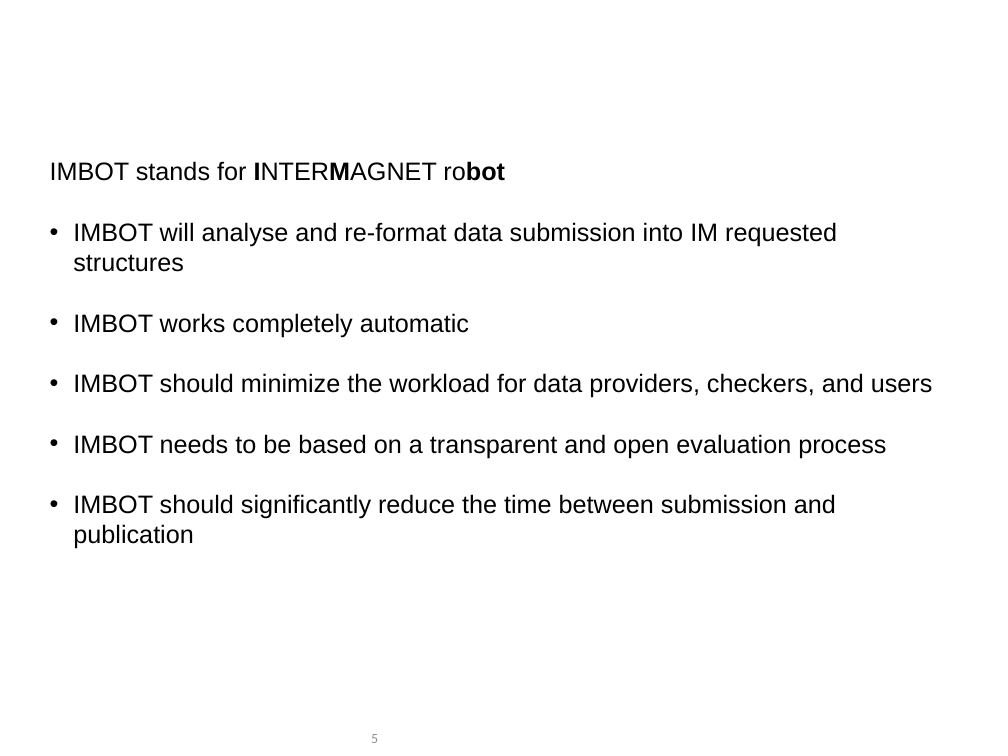
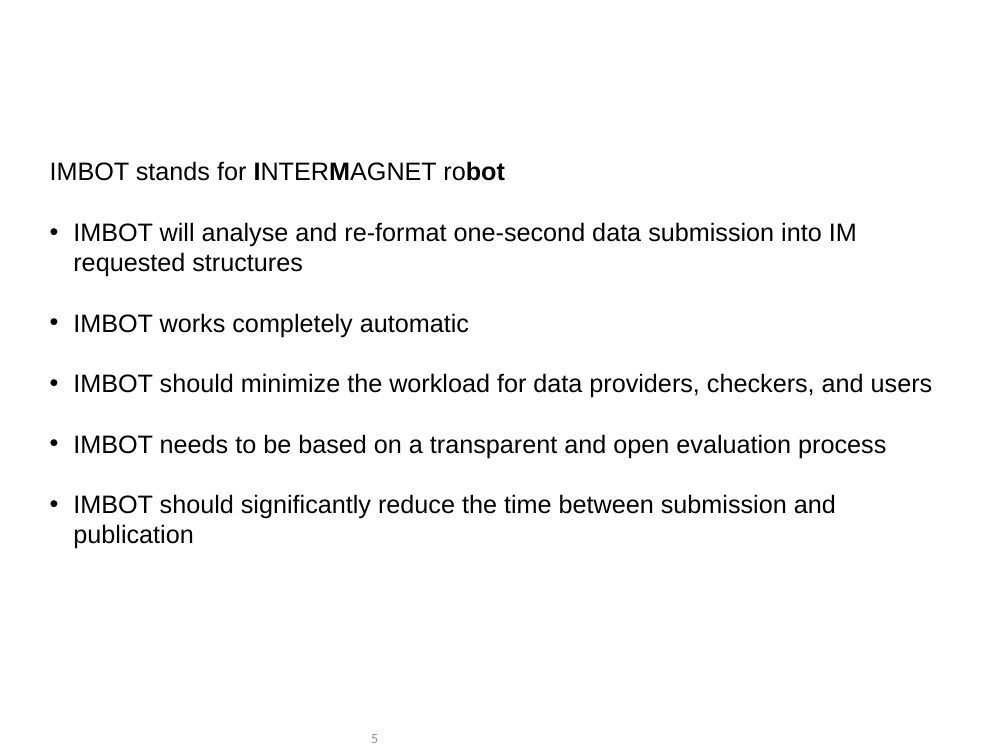
Before and after one commit to INTERMAGNET/IMBOT, a slide deck: slide 5 of documentation/imbot.pptx. Drawn at 1008x756 pixels with LibreOffice and Linux fonts; fonts in the diff are those of the drawing; background and template pictures are left out. Boxes give left, top, right and bottom in pixels: in the first picture for what was removed or moved away, otherwise in the second. Text is boxed around its words. In the diff, an @@ line names an element or a change of style, - is before the commit and + after.

Commit message:
presentation and small updates

```diff
--- a/documentation/imbot.pptx
+++ b/documentation/imbot.pptx
@@ text at [73, 222, 857, 277]: text changed @@
-• IMBOT will analyse and re-format data submission into IM requested structures
+• IMBOT will analyse and re-format one-second data submission into IM requested structures
```
Also in this commit, not shown: 3 other slides changed, 10 slides added, 2 other files.
